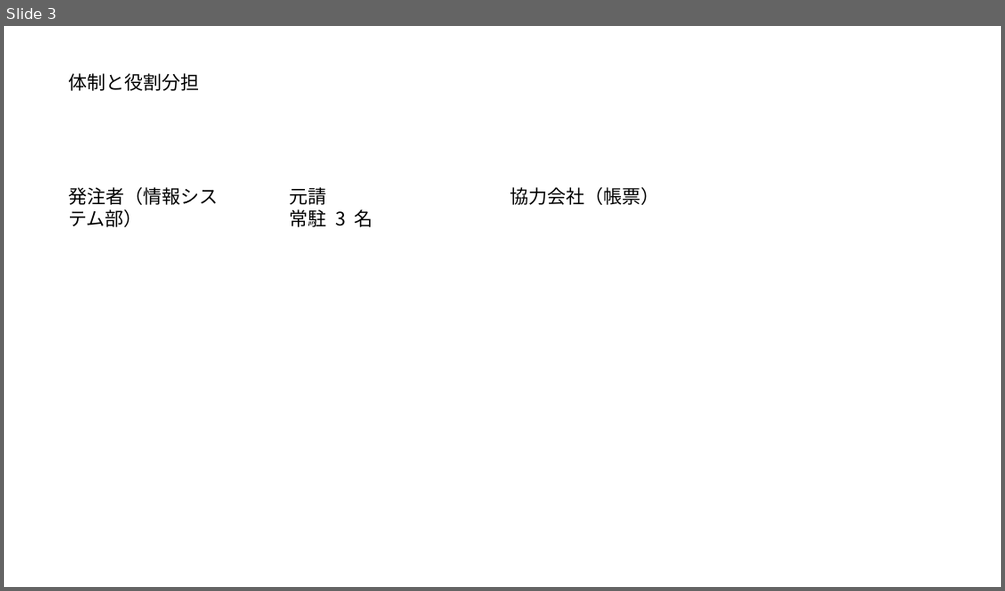
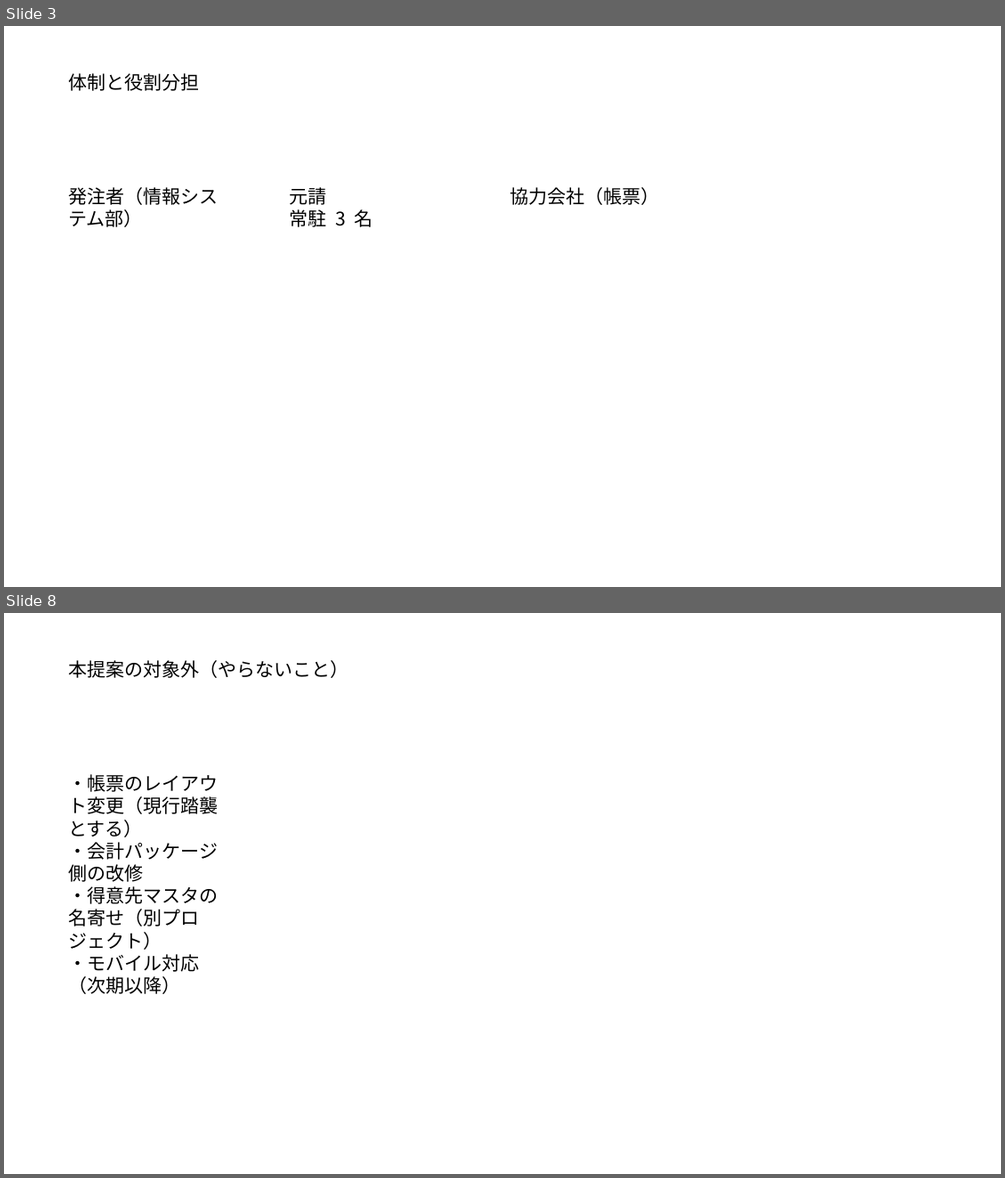
Before and after one commit to livingforge/ai-ready-pipeline4, a slide deck: examples/from-documents/資料/方式提案.pptx. Shown one above the other, each under a label of ours: slide 3 before the commit, slides 3 and 8 after it; the slides between them are not shown. The pictures are 1005x591 and 1005x1178 pixels, drawn with LibreOffice and Linux fonts; fonts in the diff are those of the drawing. Boxes give left, top, right and bottom in pixels: in the first picture for what was removed or moved away, otherwise in the second. Text is boxed around its words. In the diff, an @@ line names an element or a change of style, - is before the commit and + after.

```diff
--- a/examples/from-documents/資料/方式提案.pptx
+++ b/examples/from-documents/資料/方式提案.pptx
@@ slide 8 added at [4,613,1001,1174], background #FFFFFF @@
@@ title added at [69,660,349,678], 18 pt, text #000000 @@
+本提案の対象外（やらないこと）
@@ text added at [69,774,218,994], 18 pt, text #000000 @@
+・帳票のレイアウト変更（現行踏襲とする）
+・会計パッケージ側の改修
+・得意先マスタの名寄せ（別プロジェクト）
+・モバイル対応（次期以降）
```
Also in this commit, not shown: 4 other slides added, 32 other files.
